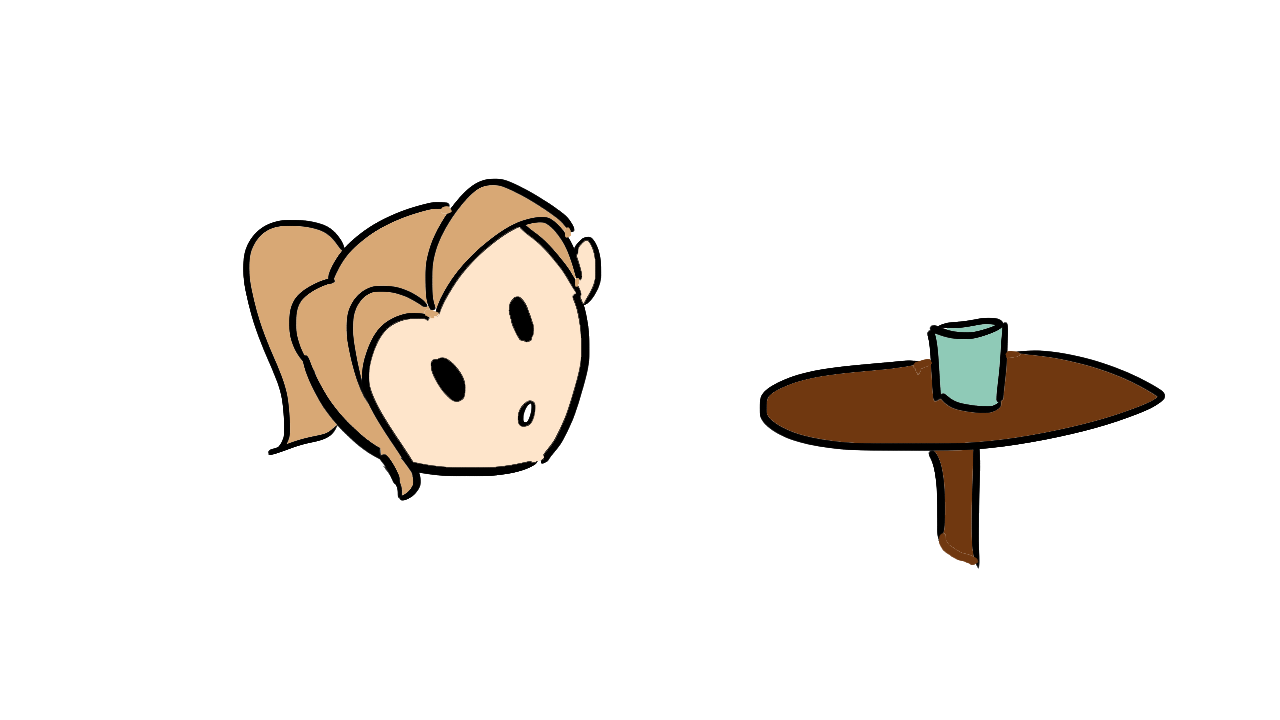
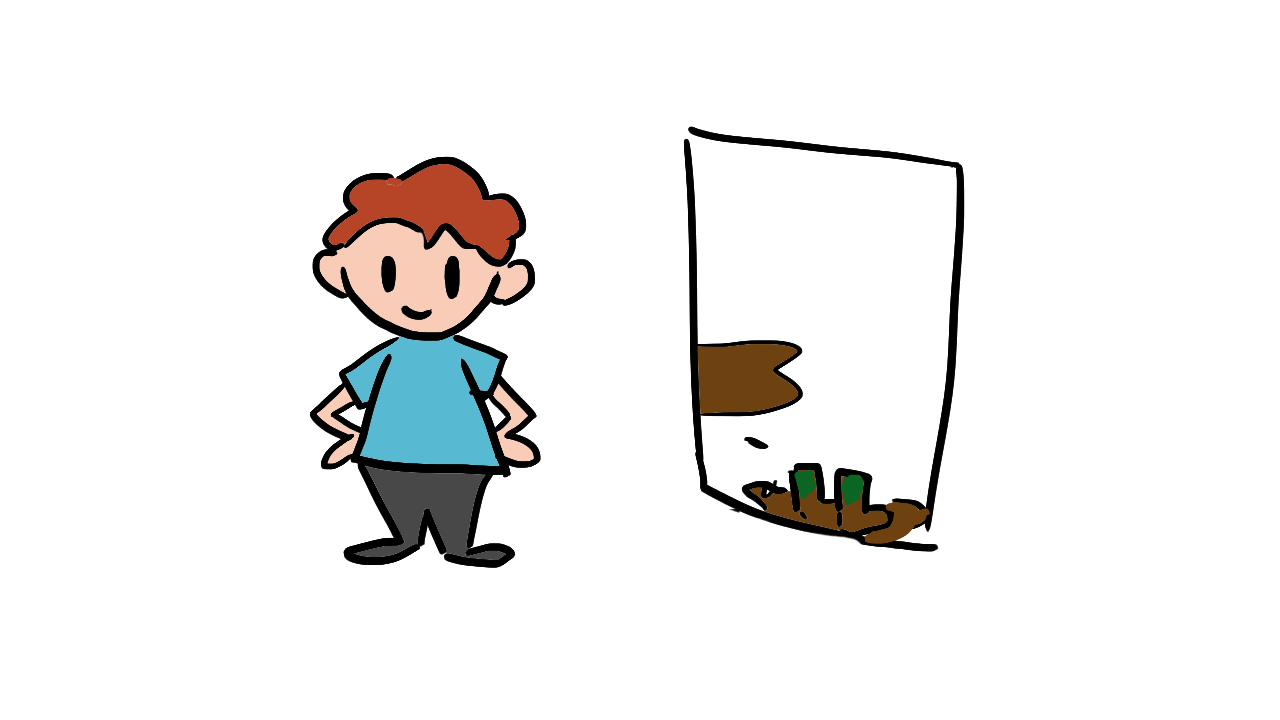
Before/after of a 1280x720 layered artwork. What changed in the layer stack:
hid "Layer 13" over <box>243,178,1165,569</box>
showed "Layer 11" over <box>310,126,965,568</box>
